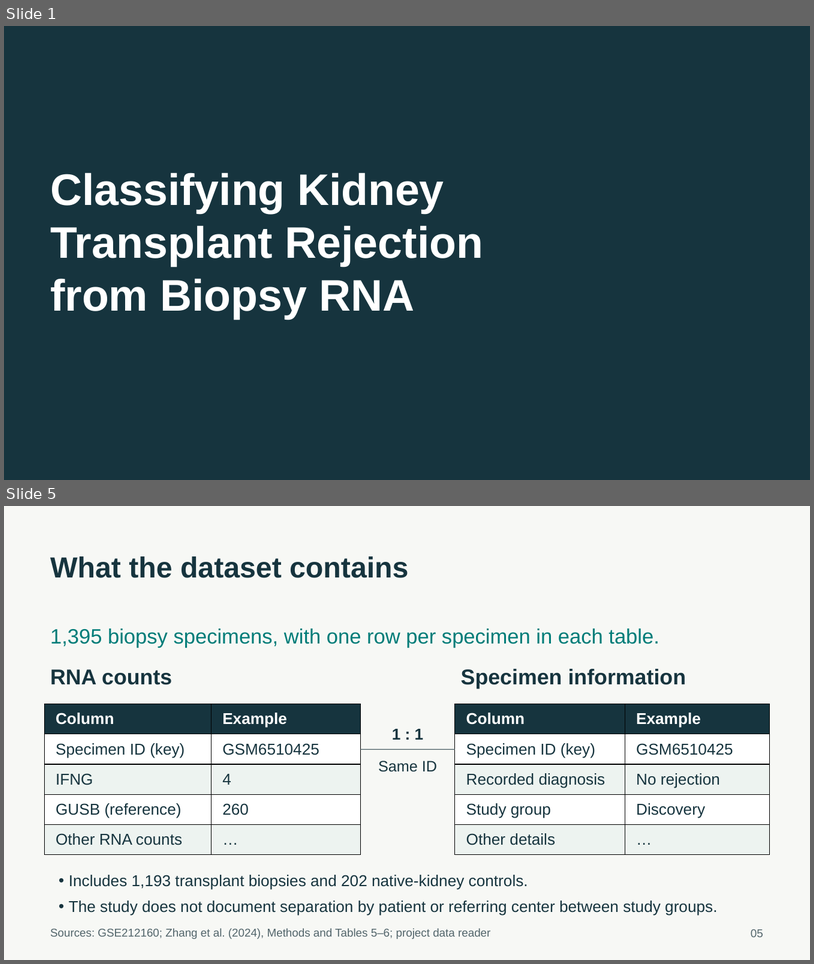
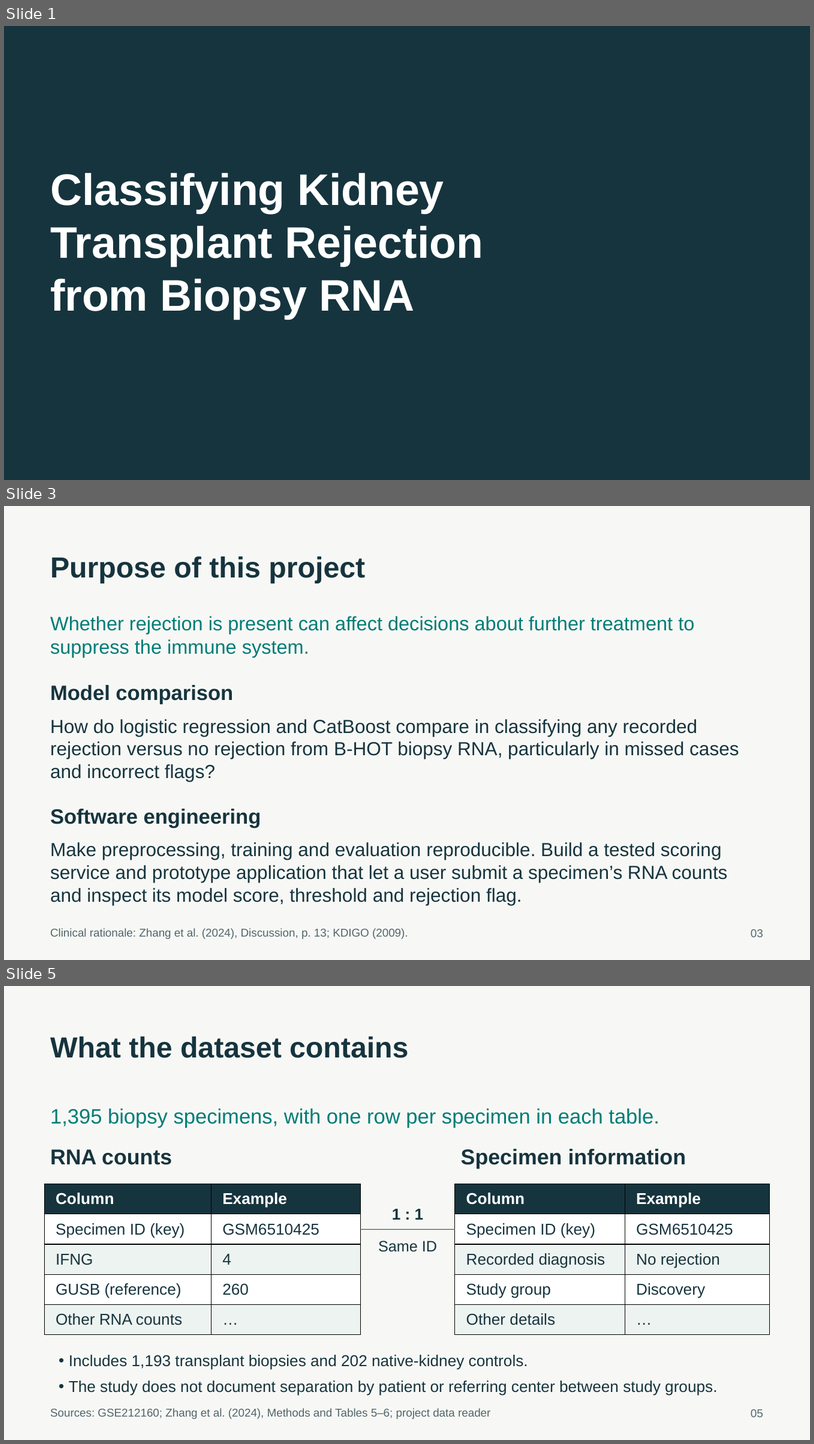
Before and after one commit to ca34525/Kidney-Biopsy-Rejection-Classifier, a slide deck: presentation/unos_kidney_biopsy.pptx. Shown one above the other, each under a label of ours: slides 1 and 5 before the commit, slides 1, 3 and 5 after it; the slides between them are not shown. The pictures are 814x964 and 814x1444 pixels, drawn with LibreOffice and Linux fonts; fonts in the diff are those of the drawing. Boxes give left, top, right and bottom in pixels: in the first picture for what was removed or moved away, otherwise in the second. Text is boxed around its words. In the diff, an @@ line names an element or a change of style, - is before the commit and + after.

Commit message:
Refine presentation and add engineering browser demonstration

```diff
--- a/presentation/unos_kidney_biopsy.pptx
+++ b/presentation/unos_kidney_biopsy.pptx
@@ slide 3 added at [4,506,810,960], background #F7F8F5 @@
@@ text added at [50,556,365,583], 34.5 pt, text #16343E, bold @@
+Purpose of this project
@@ text added at [50,616,695,657], 23.2 pt, text #007C78 @@
+Whether rejection is present can affect decisions about further treatment to suppress the immune system.
@@ text added at [50,685,233,704], 24.8 pt, text #16343E, bold @@
+Model comparison
@@ text added at [50,719,739,781], 22.5 pt, text #16343E @@
+How do logistic regression and CatBoost compare in classifying any recorded rejection versus no rejection from B-HOT biopsy RNA, particularly in missed cases and incorrect flags?
@@ text added at [50,808,261,828], 24.8 pt, text #16343E, bold @@
+Software engineering
@@ text added at [50,842,728,905], 22.5 pt, text #16343E @@
+Make preprocessing, training and evaluation reproducible. Build a tested scoring service and prototype application that let a user submit a specimen’s RNA counts and inspect its model score, threshold and rejection flag.
@@ text added at [50,928,408,939], 13.5 pt, text #52656B @@
+Clinical rationale: Zhang et al. (2024), Discussion, p. 13; KDIGO (2009).
@@ text added at [751,929,764,937], 13.5 pt, text #52656B @@
+03
```
Also in this commit, not shown: 4 slides changed, 1 other slide added, 7 slides removed, 44 other files.
